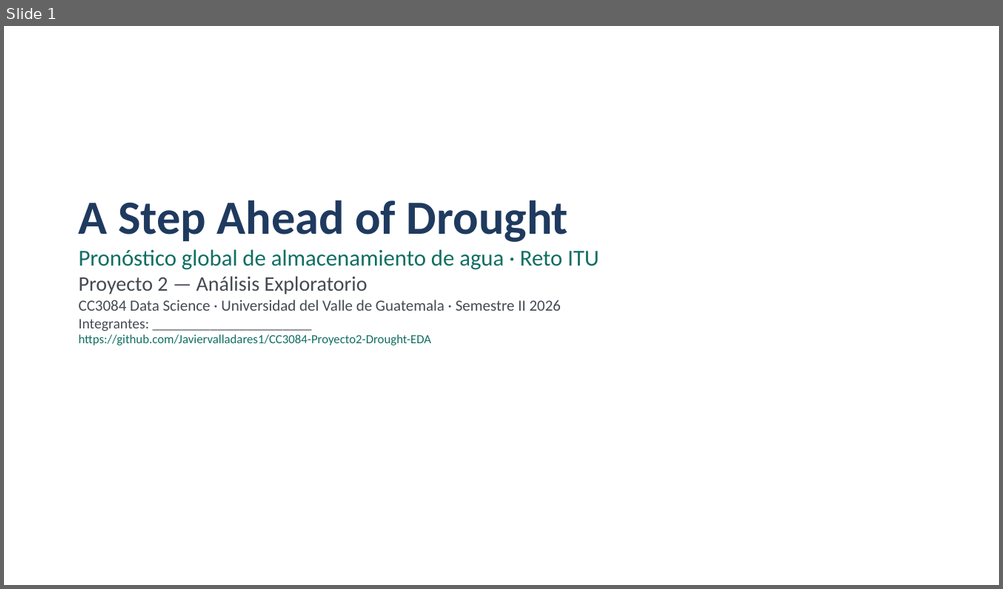
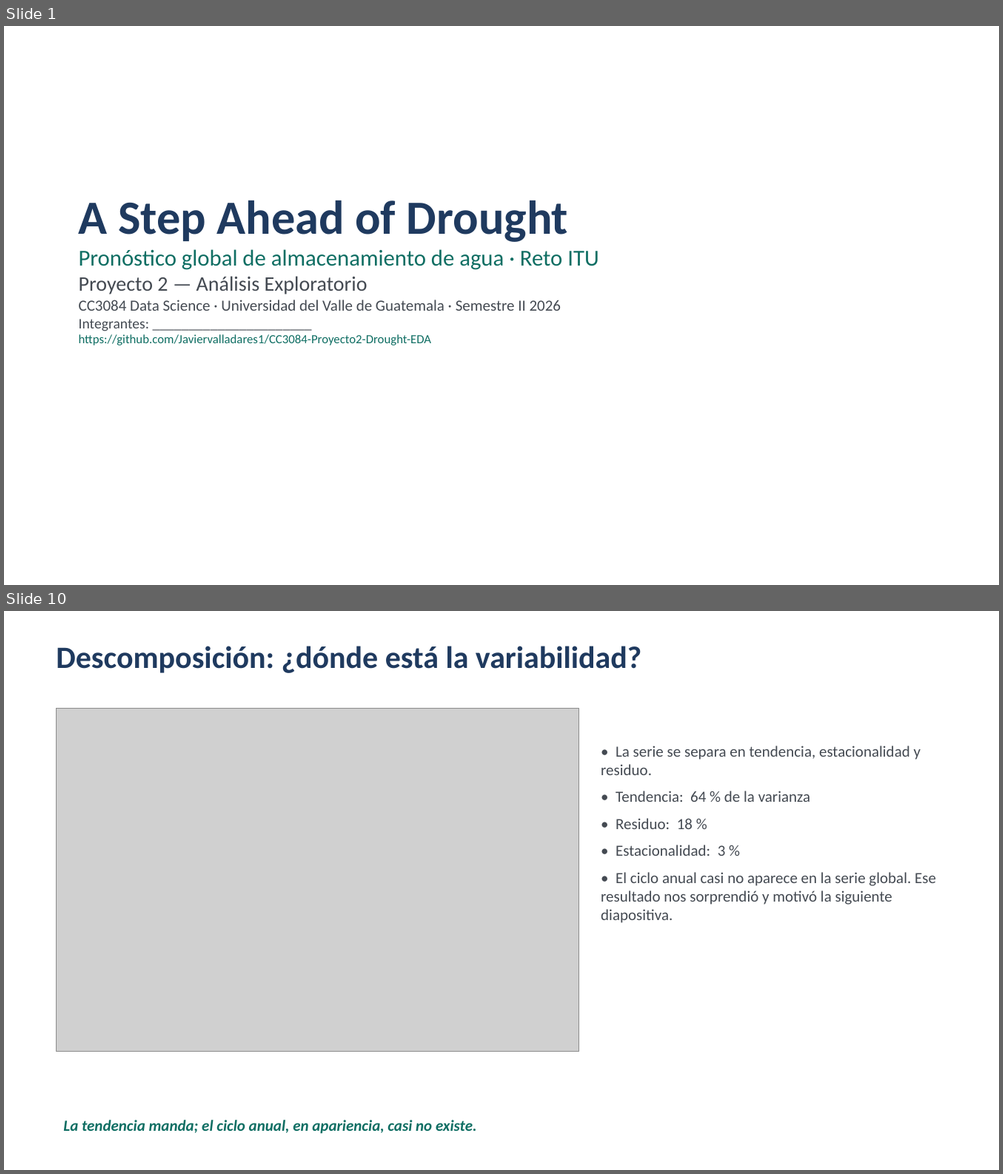
Before and after one commit to Javiervalladares1/Proyecto2Datos, a slide deck: docs/Proyecto2_Presentacion.pptx. Shown one above the other, each under a label of ours: slide 1 before the commit, slides 1 and 10 after it; the slides between them are not shown. The pictures are 1003x589 and 1003x1174 pixels, drawn with LibreOffice and Linux fonts; fonts in the diff are those of the drawing; grey boxes stand for pictures. Boxes give left, top, right and bottom in pixels: in the first picture for what was removed or moved away, otherwise in the second. Text is boxed around its words. In the diff, an @@ line names an element or a change of style, - is before the commit and + after.

```diff
--- a/docs/Proyecto2_Presentacion.pptx
+++ b/docs/Proyecto2_Presentacion.pptx
@@ slide 10 added at <box>4,611,999,1170</box>, background #FFFFFF @@
@@ text added at <box>56,646,641,673</box>, 30 pt, text #1F3A5F, bold @@
+Descomposición: ¿dónde está la variabilidad?
@@ picture added at <box>57,708,578,1051</box> @@
@@ text added at <box>600,746,936,923</box>, 15 pt, text #444A52 @@
+• La serie se separa en tendencia, estacionalidad y residuo.
+• Tendencia: 64 % de la varianza
+• Residuo: 18 %
+• Estacionalidad: 3 %
+• El ciclo anual casi no aparece en la serie global. Ese resultado nos sorprendió y motivó la siguiente diapositiva.
@@ text added at <box>63,1120,477,1134</box>, 15 pt, text #0F6E63, bold, italic @@
+La tendencia manda; el ciclo anual, en apariencia, casi no existe.
```
Also in this commit, not shown: 9 slides changed, 5 other slides added.
